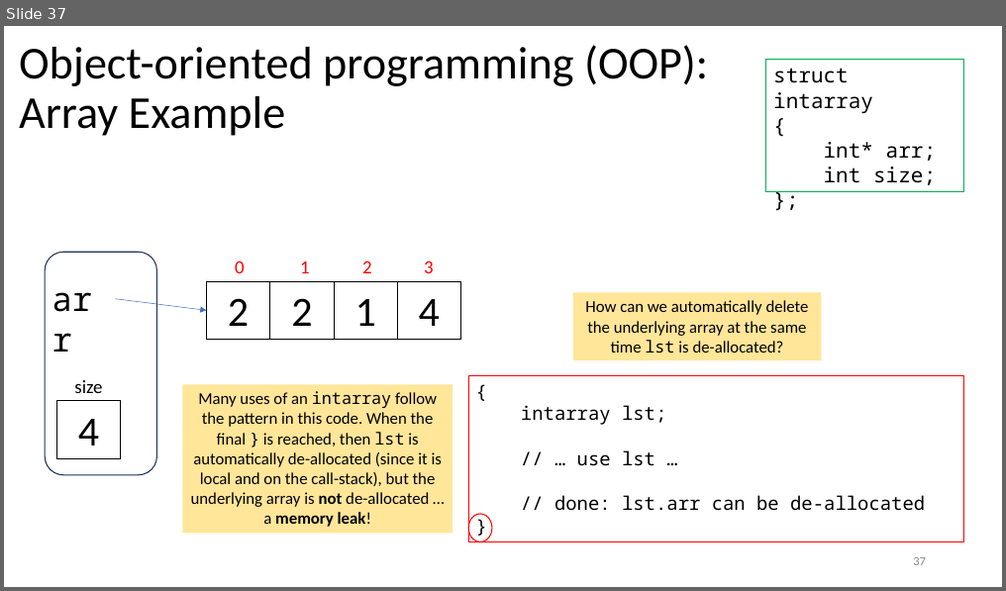
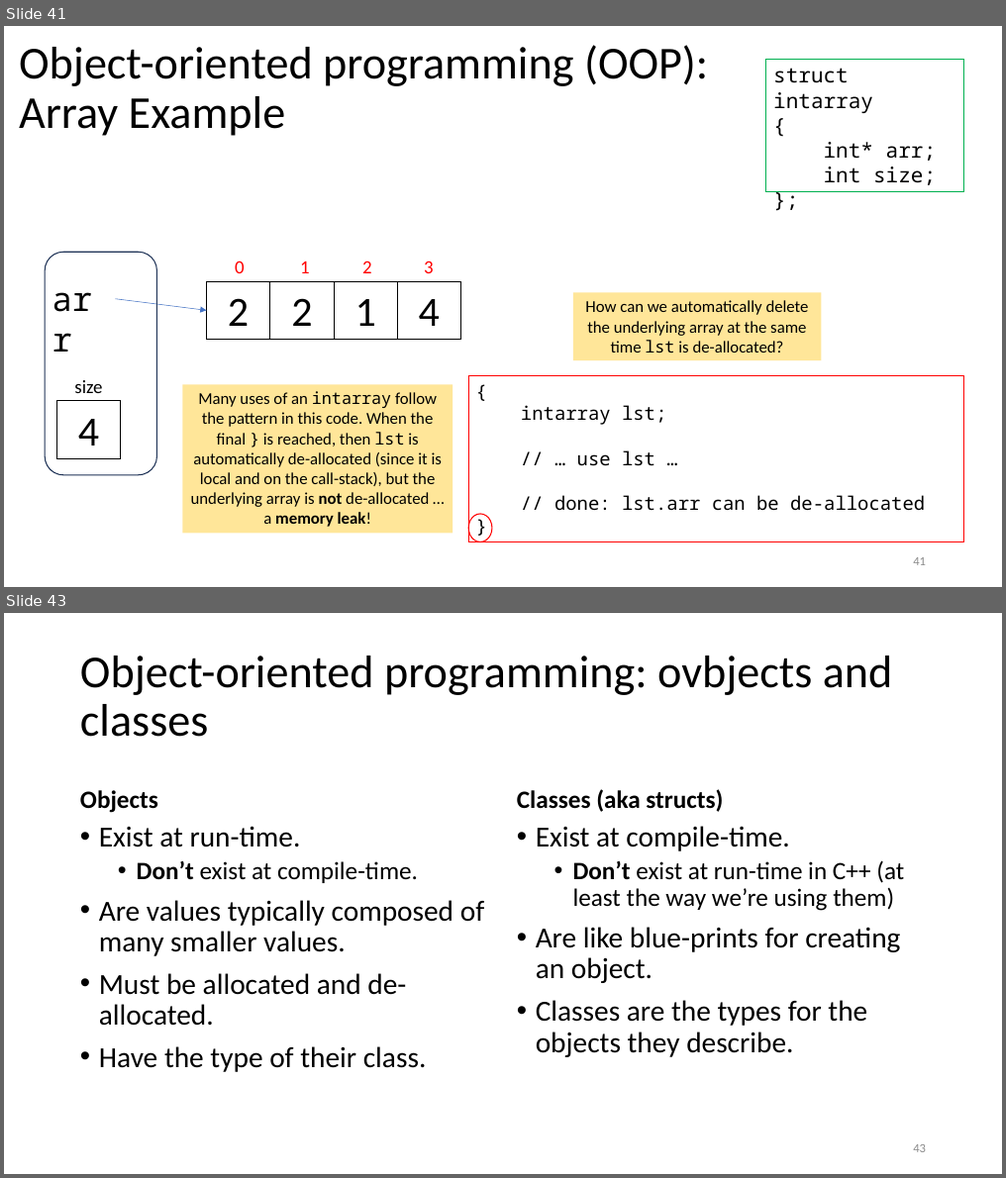
Before and after one commit to tjd1234/cmpt135spring2024, a slide deck: sample_code/week4/week4_cmpt135.pptx. Shown one above the other, each under a label of ours: slide 37 before the commit, slides 41 and 43 after it; the slides between them are not shown. The pictures are 1006x591 and 1006x1178 pixels, drawn with LibreOffice and Linux fonts; fonts in the diff are those of the drawing. Boxes give left, top, right and bottom in pixels: in the first picture for what was removed or moved away, otherwise in the second. Text is boxed around its words. In the diff, an @@ line names an element or a change of style, - is before the commit and + after.

```diff
--- a/sample_code/week4/week4_cmpt135.pptx
+++ b/sample_code/week4/week4_cmpt135.pptx
@@ slide 43 added at [4,613,1002,1174], background #FFFFFF @@
@@ title added at [80,656,893,737], 44 pt, text #000000 @@
+Object-oriented programming: ovbjects and classes
@@ text added at [80,790,158,813], 24 pt, text #000000, bold @@
+Objects
@@ text added at [517,789,723,812], 24 pt, text #000000, bold @@
+Classes (aka structs)
@@ text added at [99,826,484,1072], 28 pt, text #000000 @@
+• Exist at run-time.
+  • Don’t exist at compile-time.
+• Are values typically composed of many smaller values.
+• Must be allocated and de-allocated.
+• Have the type of their class.
@@ text added at [536,826,904,1058], 28 pt, text #000000 @@
+• Exist at compile-time.
+  • Don’t exist at run-time in C++ (at least the way we’re using them)
+• Are like blue-prints for creating an object.
+• Classes are the types for the objects they describe.
@@ page number added at [913,1145,926,1153], 12 pt, text #8C8C8C @@
+43
@@ what was slide 37 is now slide 41 @@
@@ page number at [913,558,926,566]: text changed @@
-37
+41
```
Also in this commit, not shown: 22 slides changed, 33 other slides added, 1 slide removed, 1 other file.
